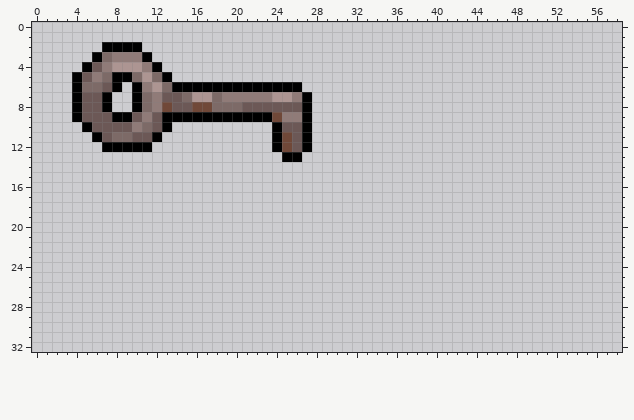
Pixel-art file, stored at res/tiled/ase/items.ase. The picture above was drawn from the file before the commit.
256x256 pixels, 1 frame. Shown: x 0..58, y 0..32.
The same view after the edit:
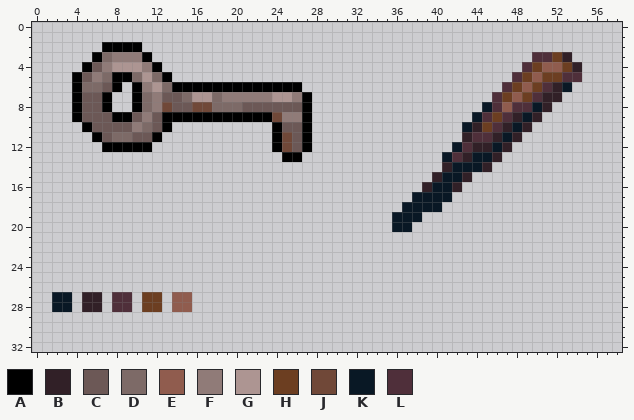
Palette (. is transparent): A #000000  B #312027  C #6c5856  D #7d6a67  E #905c4e  F #907b78  G #ad9592  H #6c3e21  J #704838  K #091825  L #4f2f3a
What changed:
{"y":3,"x":50,"old":"....","new":"LLHB"}
{"y":4,"x":49,"old":"......","new":"LHEEHB"}
{"y":5,"x":48,"old":".......","new":"LHEHHLL"}
{"y":6,"x":47,"old":".......","new":"LHEHLBK"}
{"y":7,"x":46,"old":".......","new":"LHEHLBB"}
{"y":8,"x":45,"old":".......","new":"KLELLKB"}
{"y":9,"x":44,"old":".......","new":"KLHLBKB"}
{"y":10,"x":43,"old":".......","new":"KBHLBKB"}
{"y":11,"x":43,"old":"......","new":"BLLBKB"}
{"y":12,"x":42,"old":"......","new":"KLBBKB"}
{"y":13,"x":41,"old":"......","new":"KLBKKB"}
{"y":14,"x":41,"old":".....","new":"BKKKB"}
{"y":15,"x":40,"old":"....","new":"BKKB"}
{"y":16,"x":39,"old":"....","new":"BKKB"}
{"y":17,"x":38,"old":"....","new":"KKKK"}
{"y":18,"x":37,"old":"....","new":"KKKK"}
{"y":19,"x":36,"old":"...","new":"KKK"}
{"y":20,"x":36,"old":"..","new":"KK"}
{"y":27,"x":2,"old":"..","new":"KK"}
{"y":27,"x":5,"old":"..","new":"BB"}
{"y":27,"x":8,"old":"..","new":"LL"}
{"y":27,"x":11,"old":"..","new":"HH"}
{"y":27,"x":14,"old":"..","new":"EE"}
{"y":28,"x":2,"old":"..","new":"KK"}
{"y":28,"x":5,"old":"..","new":"BB"}
{"y":28,"x":8,"old":"..","new":"LL"}
{"y":28,"x":11,"old":"..","new":"HH"}
{"y":28,"x":14,"old":"..","new":"EE"}
